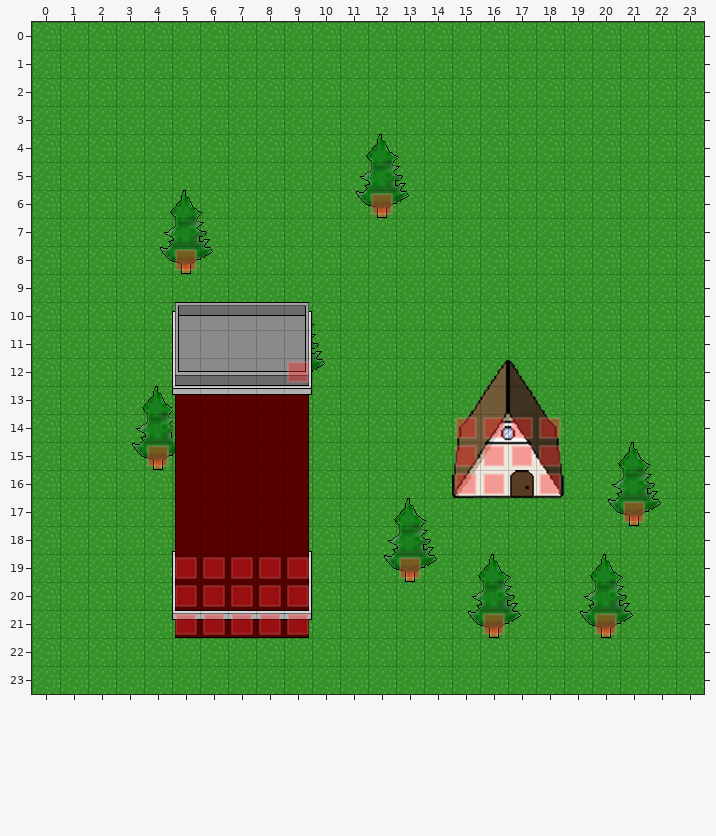
One commit to this Tiled map: data/scene/scene_cottage.tmx. The first picture shows the starting point.
Cells are 32x32 px. Shown: x 0..23, y 0..23.
New version:
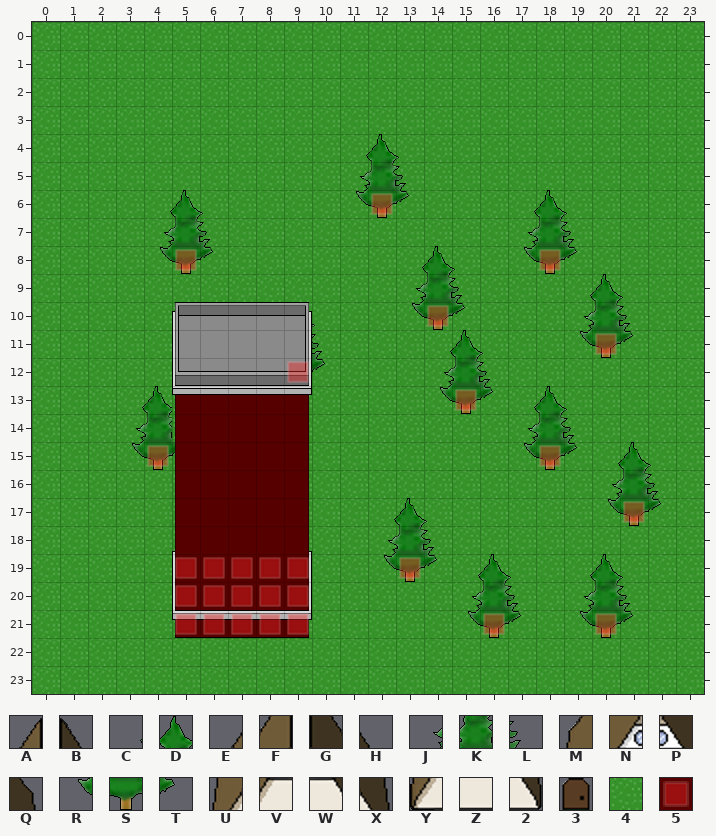
Key: from "a-frame-house": A 1, B 2, C 7, D 8, E 10, F 11, G 12, H 13, J 17, K 18, L 19, M 20, N 21, P 22, Q 23, R 27, S 28, T 29, U 30, V 31, W 32, X 33, Y 40, Z 42, 2 43, 3 50, 4 60, 5 99.
_ is an empty cell.
See-through tiles are keyed as they look on the map.
Message: added crude intro video
Diff:
Layer "bottom":
Tile Z gives way to tile 4 in row 16 at x 17.
Layer "middle":
Tile W gives way to tile R in row 15 at x 17.
The edit adds tile R in row 8 at x 17; in row 10 at x 13; in row 11 at x 19; in row 13 at x 14.
Tile X gives way to tile S in row 15 at x 18.
The edit adds tile S in row 8 at x 18; in row 10 at x 14; in row 11 at x 20; in row 13 at x 15.
The edit adds tile T in row 8 at x 19; in row 10 at x 15; in row 11 at x 21; in row 13 at x 16; in row 15 at x 19.
Tile 2 is gone in row 16 at x 18.
Tile 3 is gone in row 16 at x 17.
Tile M is gone in row 14 at x 15.
Tile N is gone in row 14 at x 16.
Tile P is gone in row 14 at x 17.
Tile Q is gone in row 14 at x 18.
Tile U is gone in row 15 at x 15.
Tile V is gone in row 15 at x 16.
Tile Y is gone in row 16 at x 15.
Tile Z is gone in row 16 at x 16.
Layer "top":
Tile G gives way to tile C in row 13 at x 17.
Tile H gives way to tile D in row 13 at x 18.
The edit adds tile D in row 6 at x 18; in row 8 at x 14; in row 9 at x 20; in row 11 at x 15.
The edit adds tile J in row 7 at x 17; in row 9 at x 13; in row 10 at x 19; in row 12 at x 14; in row 14 at x 17.
The edit adds tile K in row 7 at x 18; in row 9 at x 14; in row 10 at x 20; in row 12 at x 15; in row 14 at x 18.
Tile A gives way to tile L in row 12 at x 16.
The edit adds tile L in row 7 at x 19; in row 9 at x 15; in row 10 at x 21; in row 14 at x 19.
Tile B is gone in row 12 at x 17.
Tile E is gone in row 13 at x 15.
Tile F is gone in row 13 at x 16.
Layer "collide":
The edit adds tile 5 in row 8 at x 18; in row 10 at x 14; in row 11 at x 20; in row 13 at x 15.
Tile 5 is gone in row 14 at x 15 to 18; in row 15 at x 15 to 17; in row 16 at x 15 to 16 and 18.
Boxes around the changes in both pictures, in picture pixels (x1, y1, x2, y2):
changed: (412, 190, 633, 498)
